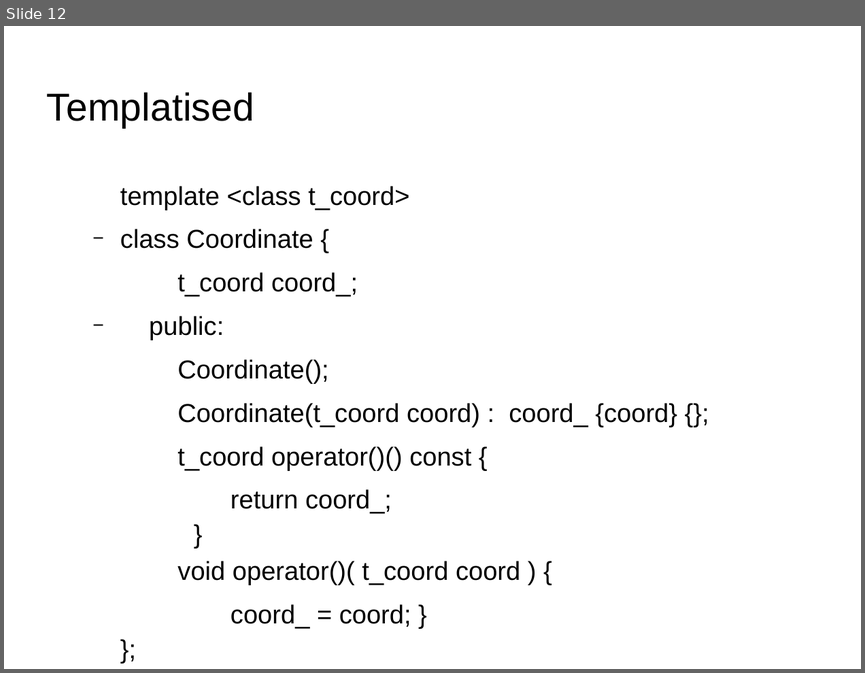
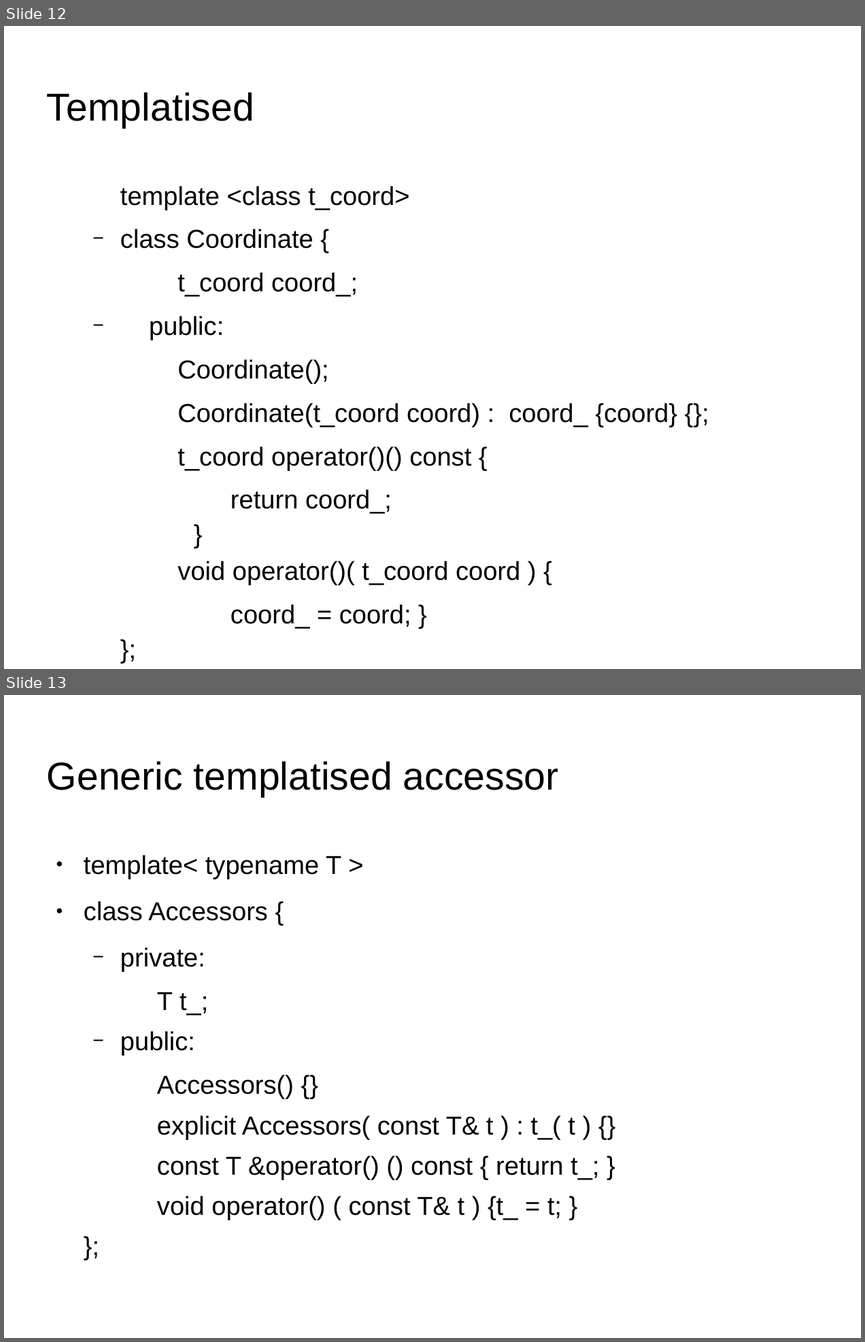
Before and after one commit to kks32/cpp-software-development, a slide deck: Ex15_Functors/Ex15_Functors.odp. Shown one above the other, each under a label of ours: slide 12 before the commit, slides 12 and 13 after it. The pictures are 865x673 and 865x1342 pixels, drawn with LibreOffice and Linux fonts; fonts in the diff are those of the drawing; background and template pictures are left out. Boxes give left, top, right and bottom in pixels: in the first picture for what was removed or moved away, otherwise in the second. Text is boxed around its words. In the diff, an @@ line names an element or a change of style, - is before the commit and + after.

Commit message:
Accessor functors examples

```diff
--- a/Ex15_Functors/Ex15_Functors.odp
+++ b/Ex15_Functors/Ex15_Functors.odp
@@ slide 13 added at [4, 695, 861, 1338], background picture (left out) @@
@@ title added at [47, 761, 559, 797], 36 pt, text #000000 @@
+Generic templatised accessor
@@ text added at [84, 855, 599, 1220], 24.1 pt, text #000000 @@
+● template< typename T >
+● class Accessors {
+  − private:
+    T t_;
+  − public:
+    Accessors() {}
+    explicit Accessors( const T& t ) : t_( t ) {}
+    const T &operator() () const { return t_; }
+    void operator() ( const T& t ) {t_ = t; }
+};
```
Also in this commit, not shown: 1 other slide added, 4 other files.
